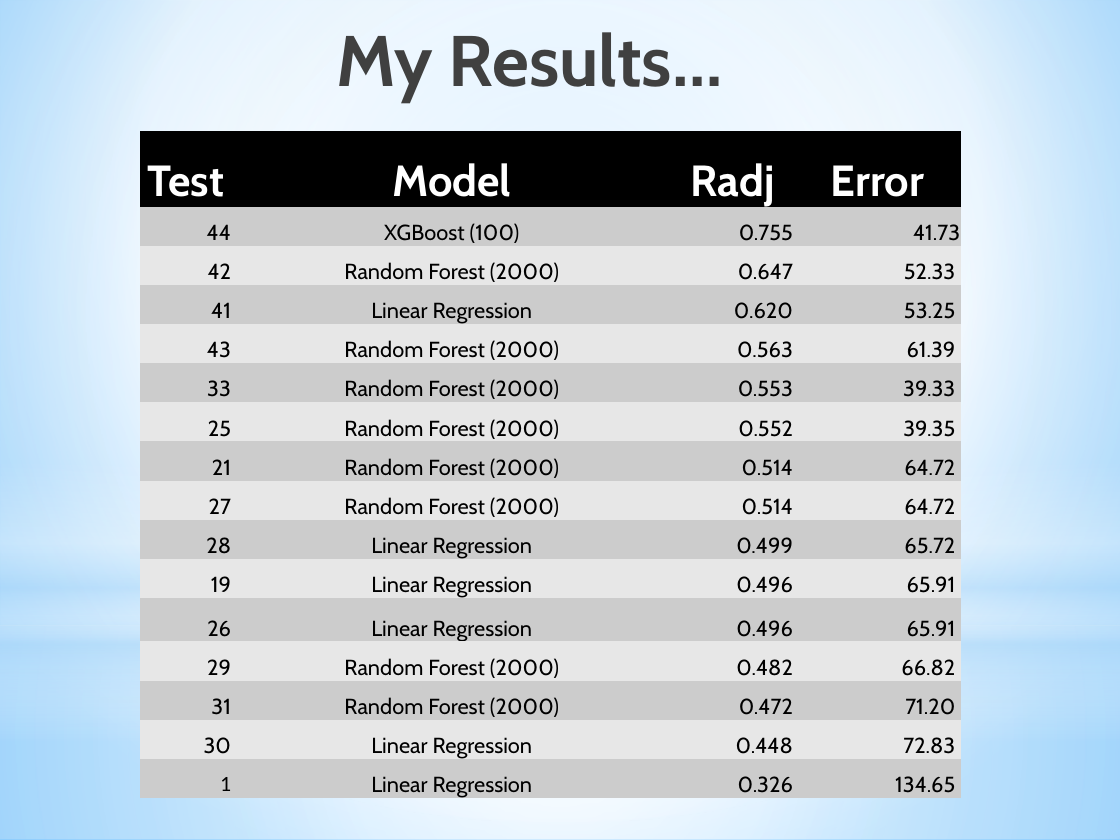
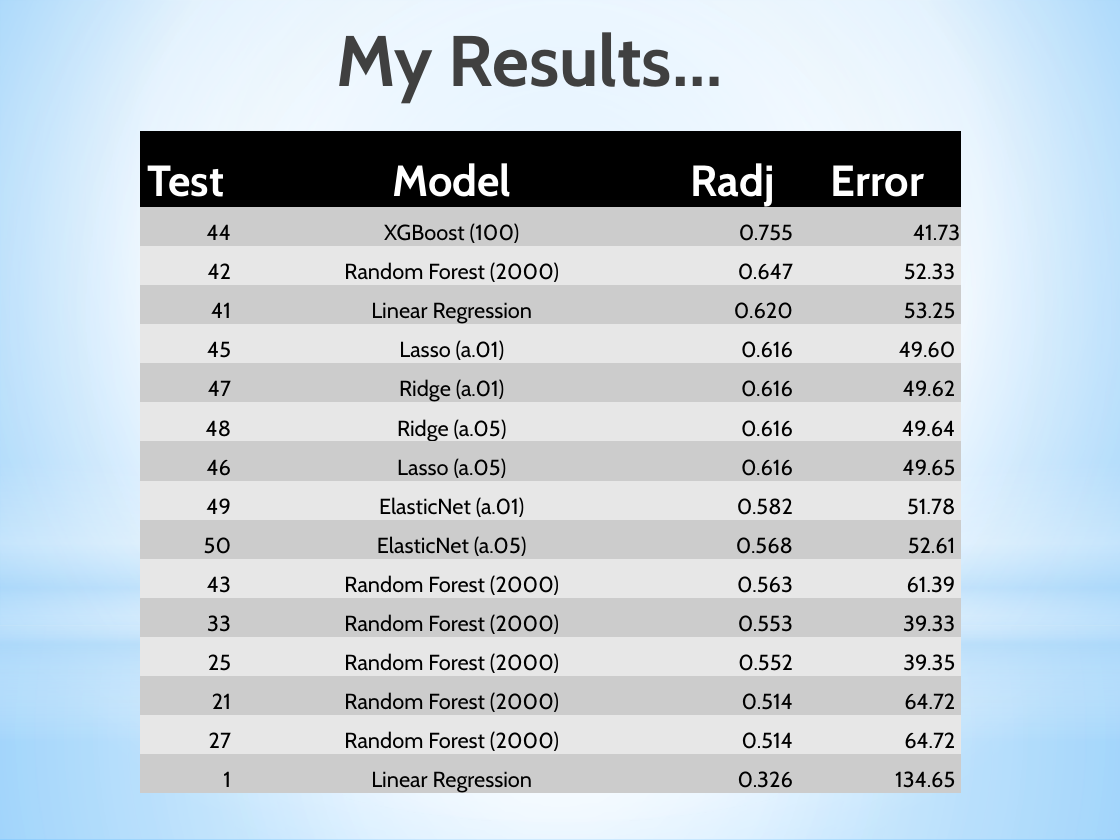
Before and after one commit to parmetd/Project-3-Airbnb-Pricing, a slide deck: slide 8 of Project 3 Presentation.pptx. Drawn at 1120x840 pixels with LibreOffice and Linux fonts; fonts in the diff are those of the drawing. Boxes give left, top, right and bottom in pixels: in the first picture for what was removed or moved away, otherwise in the second. Text is boxed around its words. In the diff, an @@ line names an element or a change of style, - is before the commit and + after.

Commit message:
Added KNN though it's useless, a few minor bug fixes, cleaned code, added Lasso(1&5), Ridge(1&5), ElasticNet(1&5), Fixed Deep Learning Network although it is also useless. Updated Results, Presentation and Readme.

```diff
--- a/Project 3 Presentation.pptx
+++ b/Project 3 Presentation.pptx
@@ table at bbox=[140, 131, 961, 797] @@
+row 5: 45 | Lasso (a.01) | 0.616 | 49.60
+row 6: 47 | Ridge (a.01) | 0.616 | 49.62
+row 7: 48 | Ridge (a.05) | 0.616 | 49.64
+row 8: 46 | Lasso (a.05) | 0.616 | 49.65
+row 9: 49 | ElasticNet (a.01) | 0.582 | 51.78
+row 10: 50 | ElasticNet (a.05) | 0.568 | 52.61
-row 10: 28 | Linear Regression | 0.499 | 65.72
-row 11: 19 | Linear Regression | 0.496 | 65.91
-row 12: 26 | Linear Regression | 0.496 | 65.91
-row 13: 29 | Random Forest (2000) | 0.482 | 66.82
-row 14: 31 | Random Forest (2000) | 0.472 | 71.20
-row 15: 30 | Linear Regression | 0.448 | 72.83
@@ font Calibri to Cabin in "1" @@
```
Also in this commit, not shown: 7 other files.
